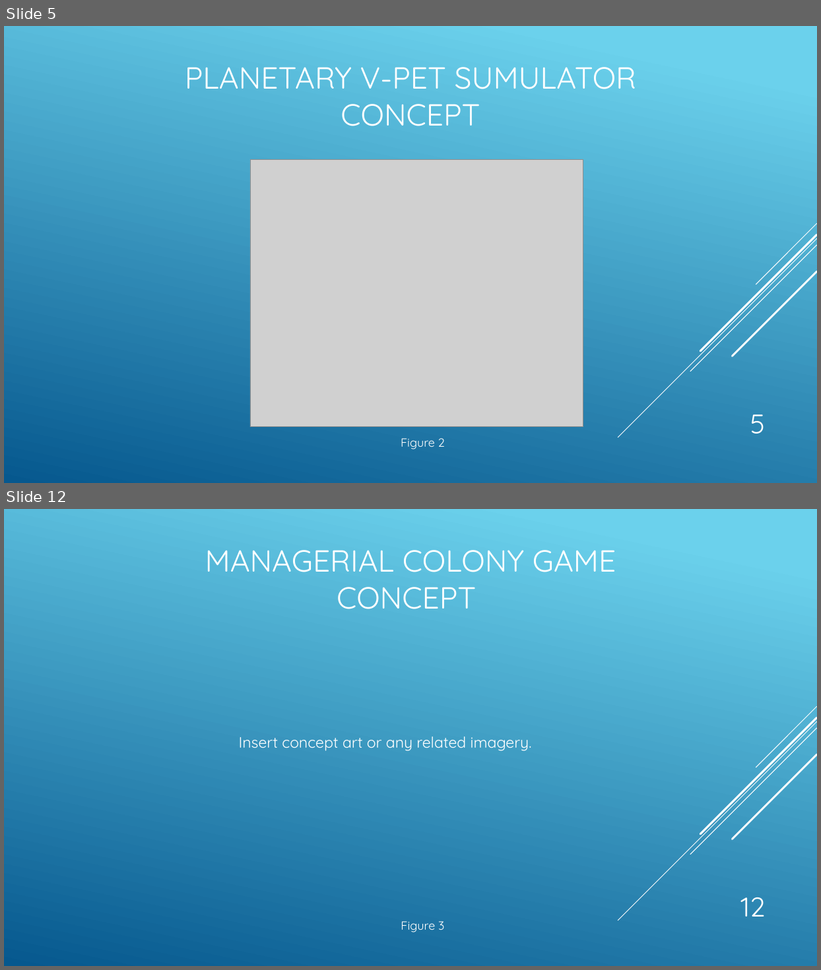
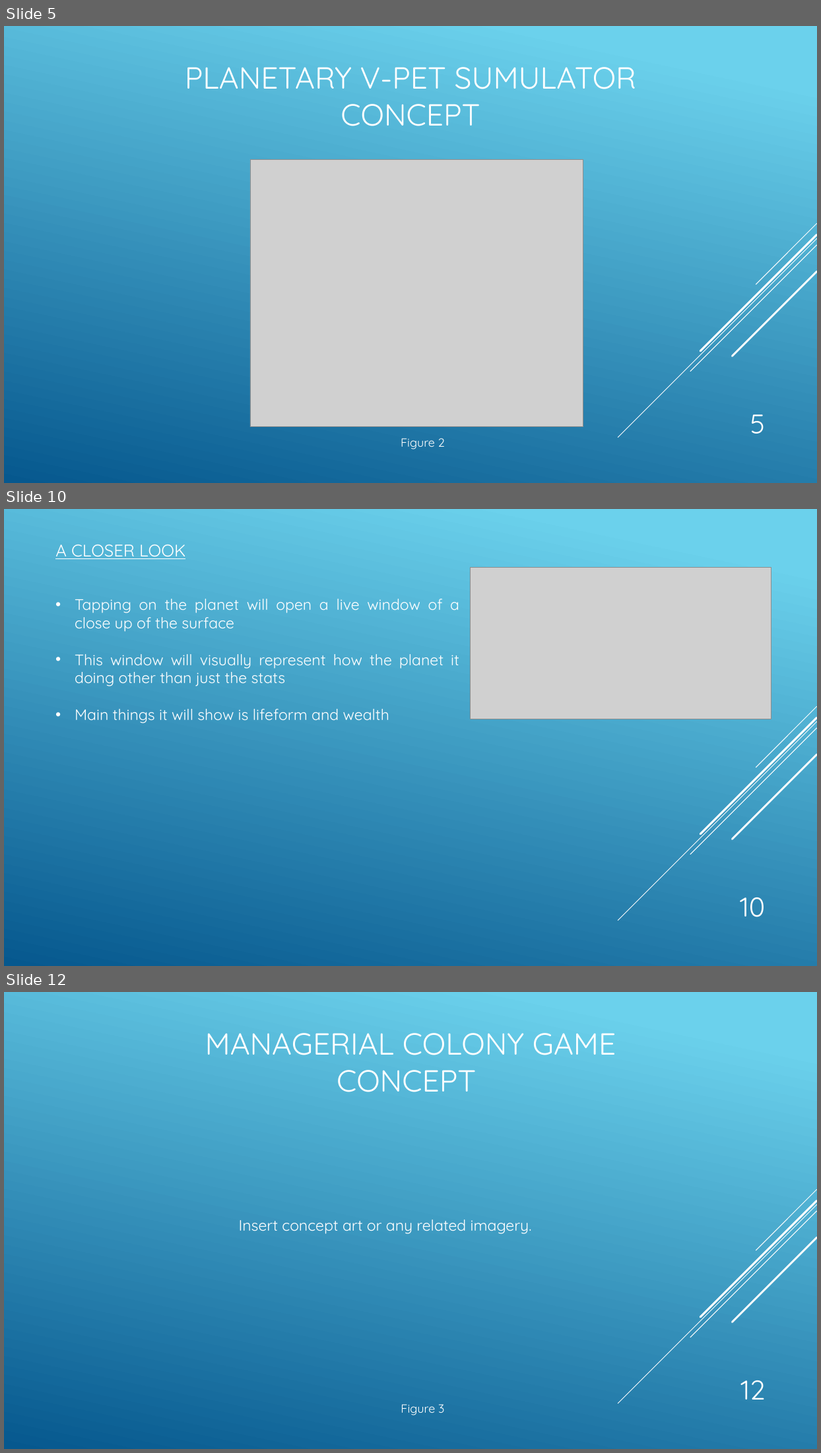
Before and after one commit to UoSGroupProjects1718/level-6-l6-group-3, a slide deck: Presentations/Level 6 Group 3 Pitch.pptx. Shown one above the other, each under a label of ours: slides 5 and 12 before the commit, slides 5, 10 and 12 after it; the slides between them are not shown. The pictures are 821x970 and 821x1453 pixels, drawn with LibreOffice and Linux fonts; fonts in the diff are those of the drawing; grey boxes stand for pictures. Boxes give left, top, right and bottom in pixels: in the first picture for what was removed or moved away, otherwise in the second. Text is boxed around its words. In the diff, an @@ line names an element or a change of style, - is before the commit and + after.

```diff
--- a/Presentations/Level 6 Group 3 Pitch.pptx
+++ b/Presentations/Level 6 Group 3 Pitch.pptx
@@ slide 10 added at box(4, 509, 817, 966), background gradient #6ED2EB to #06588E; not listed: 5 template elements that a slide beside it also shows @@
@@ title added at box(55, 545, 186, 559), 20 pt, text #FFFFFF, underline @@
+A CLOSER LOOK
@@ picture added at box(471, 568, 772, 720) @@
@@ text added at box(75, 599, 459, 723), 18 pt, text #FFFFFF @@
+• Tapping on the planet will open a live window of a close up of the surface
+• This window will visually represent how the planet it doing other than just the stats
+• Main things it will show is lifeform and wealth
@@ page number added at box(740, 898, 765, 918), 32 pt, text #FFFFFF @@
+10
```
Also in this commit, not shown: 1 slide changed, 4 other slides added, 5 slides removed.
